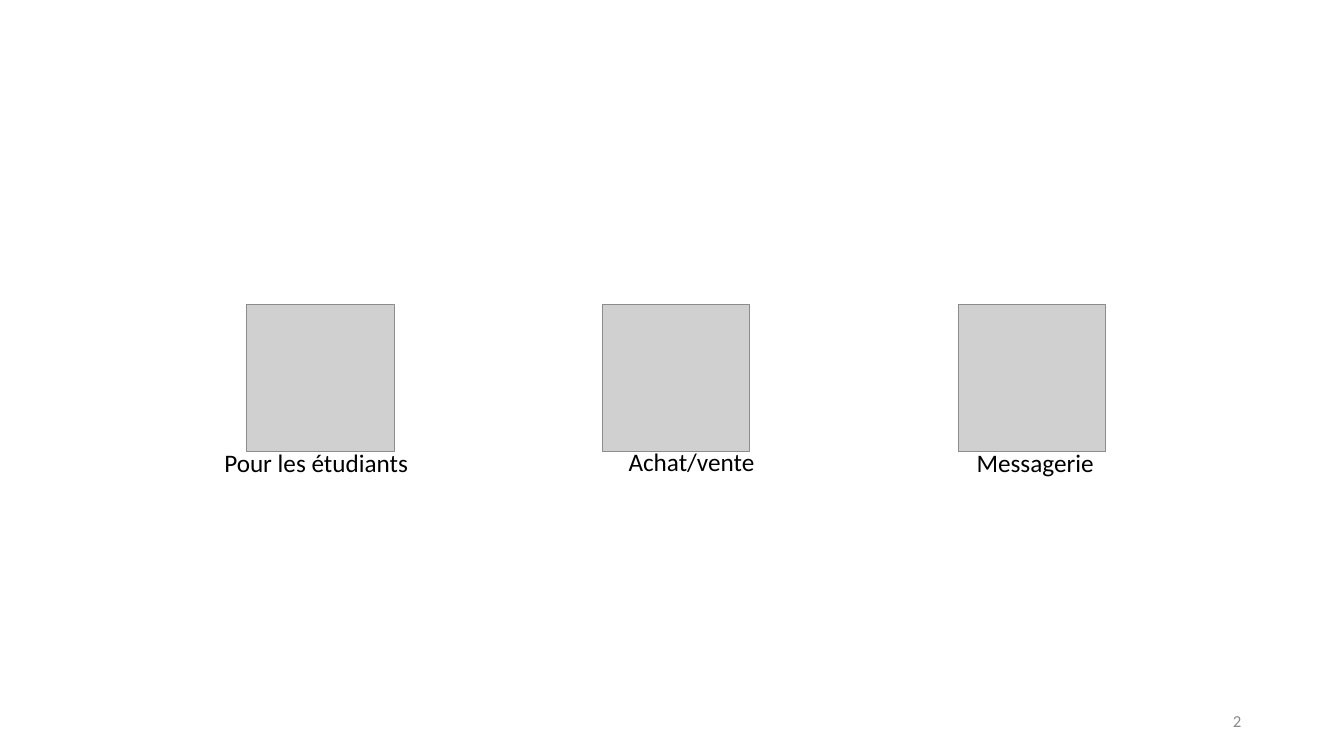
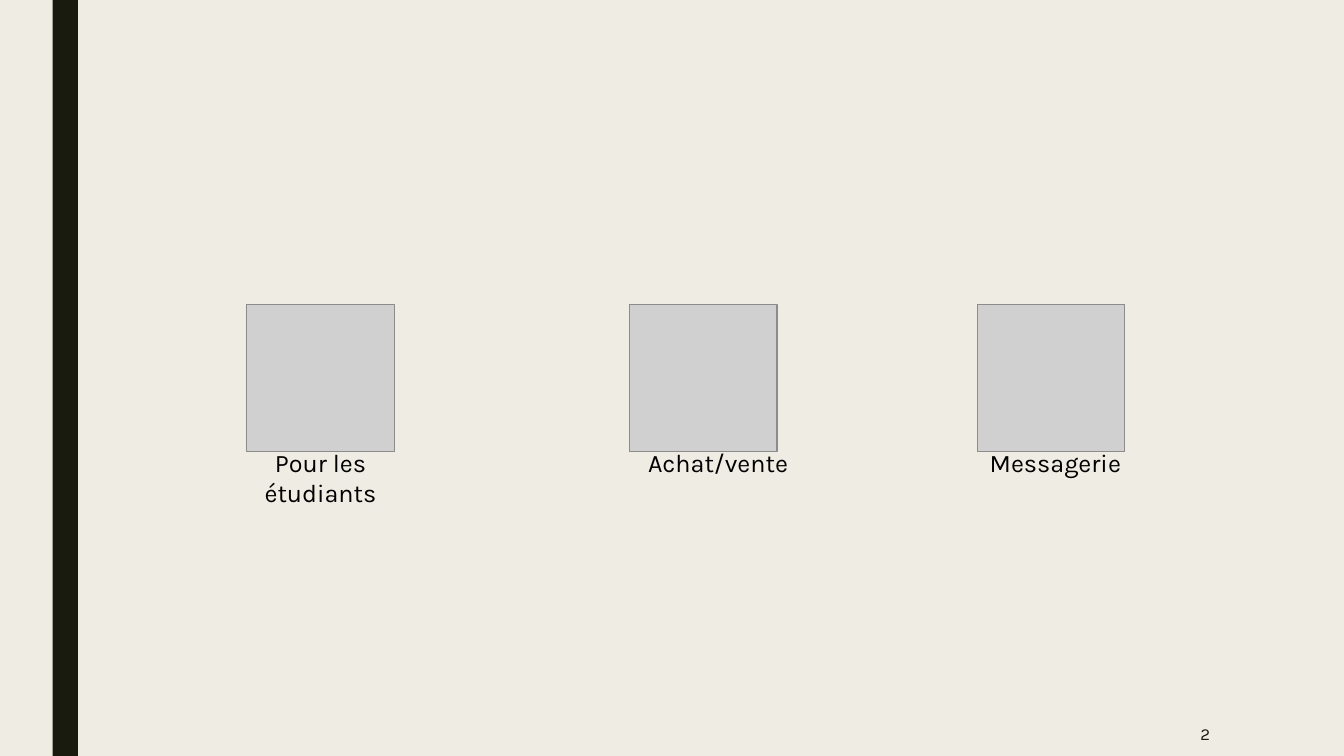
Before and after one commit to unige-pinfo-2019/PInfo2, a slide deck: slide 2 of Docs/Presentation/Pres_1.pptx. Drawn at 1344x756 pixels with LibreOffice and Linux fonts; fonts in the diff are those of the drawing; grey boxes stand for pictures. Boxes give left, top, right and bottom in pixels: in the first picture for what was removed or moved away, otherwise in the second. Text is boxed around its words. In the diff, an @@ line names an element or a change of style, - is before the commit and + after.

Commit message:
updated presentation

```diff
--- a/Docs/Presentation/Pres_1.pptx
+++ b/Docs/Presentation/Pres_1.pptx
@@ background #FFFFFF to #EFEDE3 @@
@@ rectangle added at [52,0,78,756], fill #191B0E @@
@@ picture: place and size @@
-picture at [603,304,750,452]
+picture at [629,304,776,452]
@@ picture: place and size @@
-picture at [959,304,1106,452]
+picture at [978,304,1125,452]
@@ text "Pour les étudiants" at [265,451,377,503]: font Calibri to Karla; alignment left to centre @@
@@ text "Achat/vente": place and size @@
-text "Achat/vente" at [629,451,755,472]
+text "Achat/vente" at [648,450,788,474]
@@ text "Achat/vente" at [648,450,788,474]: font Calibri to Karla @@
@@ text "Messagerie" at [990,451,1121,478]: font Calibri to Karla @@
@@ text "Messagerie": place and size @@
-text "Messagerie" at [977,451,1094,477]
+text "Messagerie" at [990,451,1121,478]
@@ page number: place and size @@
-page number at [1233,716,1241,727]
+page number at [1200,729,1210,740]
@@ page number at [1200,729,1210,740]: font Calibri to Karla, text colour #8C8C8C to #191B0E @@
```
Also in this commit, not shown: 4 other slides changed, 2 slides added, 2 slides removed.
